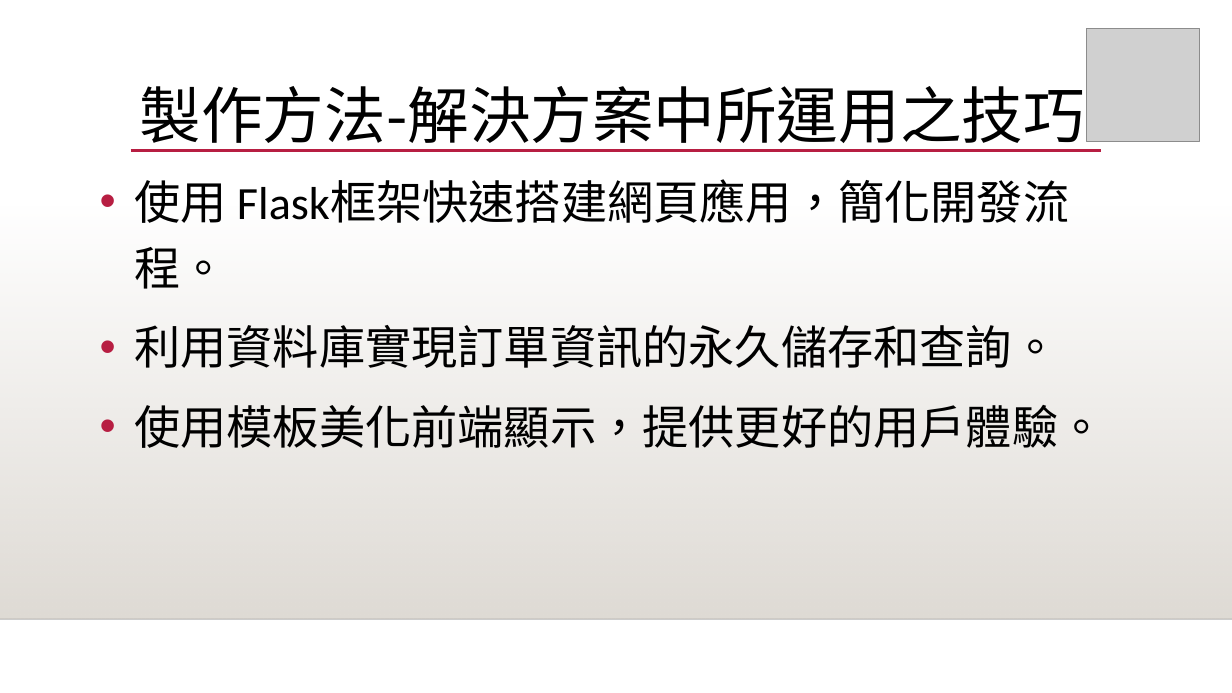
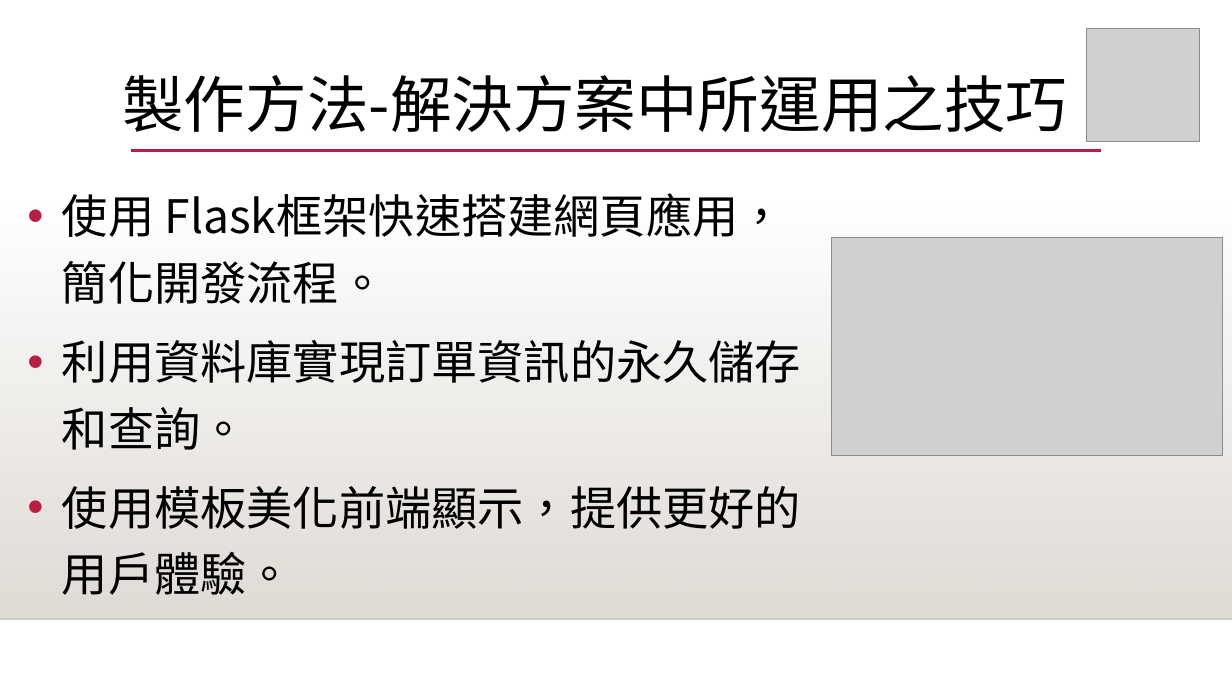
Before and after one commit to s8591120/ordersystem, a slide deck: slide 9 of 網頁點餐系統.pptx (slide 10 before the commit). Drawn at 1232x693 pixels with LibreOffice and Linux fonts; fonts in the diff are those of the drawing; grey boxes stand for pictures; background and template pictures are left out. Boxes give left, top, right and bottom in pixels: in the first picture for what was removed or moved away, otherwise in the second. Text is boxed around its words. In the diff, an @@ line names an element or a change of style, - is before the commit and + after.

```diff
--- a/網頁點餐系統.pptx
+++ b/網頁點餐系統.pptx
@@ title "製作方法-解決方案中所運用之技巧": place and size @@
-title "製作方法-解決方案中所運用之技巧" at [140, 86, 1085, 152]
+title "製作方法-解決方案中所運用之技巧" at [122, 75, 1067, 132]
@@ title "製作方法-解決方案中所運用之技巧" at [122, 75, 1067, 132]: font Noto Sans CJK TC to Noto Sans CJK SC in "製作方法-解決方案中所運用之技巧" @@
@@ text "使用 Flask框架快速搭建網頁應用，簡化開發流程。": place and size @@
-text "使用 Flask框架快速搭建網頁應用，簡化開發流程。" at [134, 180, 1104, 448]
+text "使用 Flask框架快速搭建網頁應用，簡化開發流程。" at [62, 193, 801, 595]
@@ text "使用 Flask框架快速搭建網頁應用，簡化開發流程。" at [62, 193, 801, 595]: font Calibri to Noto Sans CJK SC @@
@@ picture added at [832, 238, 1223, 457] @@
```
Also in this commit, not shown: 10 other slides changed, 1 slide added, 1 other file.
